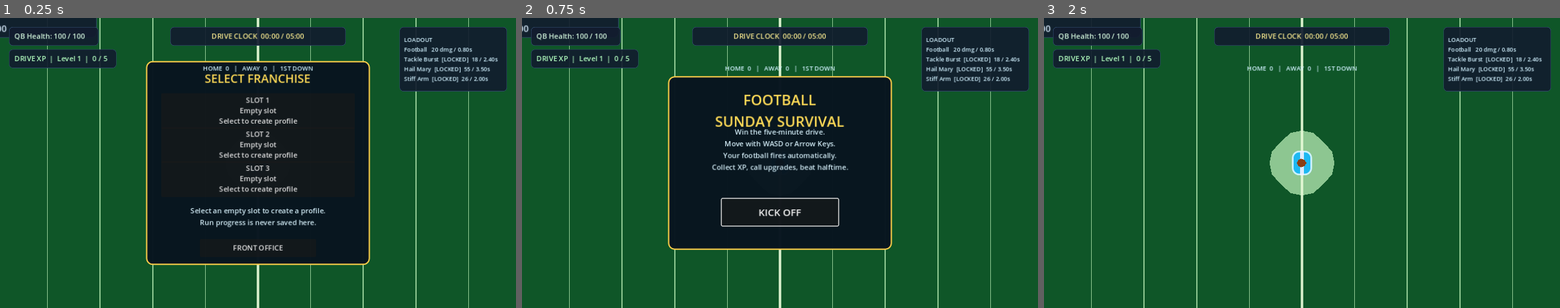
Above: before the commit, frames 1-3 (left to right).
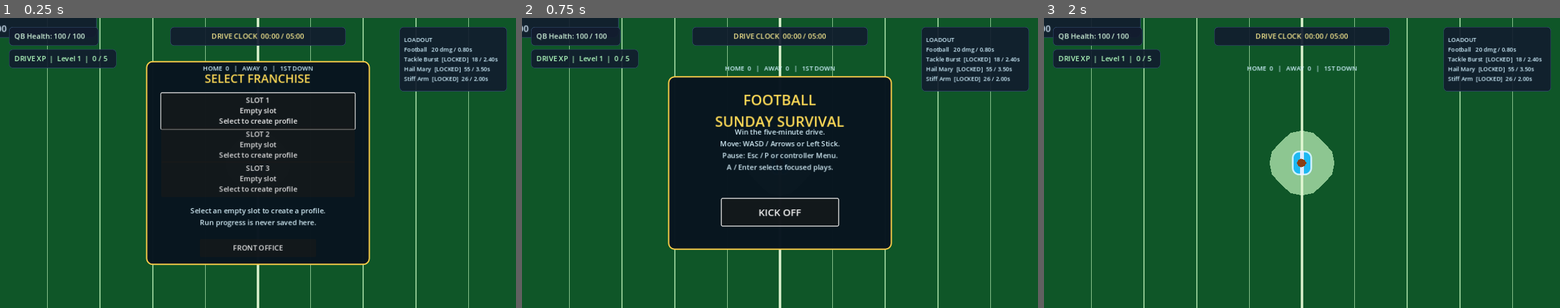
Above: after the commit, the same moments.

Repository: bulmaspanties/Football-Survivation
Game: Godot game, scene res://scenes/Main.tscn
The game is run twice, just before and just after one commit, with the same random seed, the same clock (stepped at 60 frames per second) and the same inputs.
Inputs:
- Up to frame 1 (0.25 s): no input
- Up to frame 2 (0.75 s): click "SLOT 1 Empty slot Select to c…" at 0.5 s
- Up to frame 3 (2 s): click "KICK OFF" at 1.25 s

The runs differ from the first frame. In frame 1, 0.4% of the frame differs, in the area x 31-69%, y 25-39%; in frame 2, 0.9%, in the area x 36-64%, y 42-54%; in frame 3, nothing differs.

Commit message:
Add controller support and menu focus
Co-authored-by: Copilot App <223556219+Copilot@users.noreply.github.com>

Diff:
--- a/project.godot
+++ b/project.godot
@@ -31,21 +31,21 @@
 
 move_up={
 "deadzone": 0.2,
-"events": [Object(InputEventKey,"physical_keycode":87), Object(InputEventKey,"physical_keycode":4194320)]
+"events": [Object(InputEventKey,"physical_keycode":87), Object(InputEventKey,"physical_keycode":4194320), Object(InputEventJoypadMotion,"axis":1,"axis_value":-1.0)]
 }
 move_down={
 "deadzone": 0.2,
-"events": [Object(InputEventKey,"physical_keycode":83), Object(InputEventKey,"physical_keycode":4194322)]
+"events": [Object(InputEventKey,"physical_keycode":83), Object(InputEventKey,"physical_keycode":4194322), Object(InputEventJoypadMotion,"axis":1,"axis_value":1.0)]
 }
 move_left={
 "deadzone": 0.2,
-"events": [Object(InputEventKey,"physical_keycode":65), Object(InputEventKey,"physical_keycode":4194319)]
+"events": [Object(InputEventKey,"physical_keycode":65), Object(InputEventKey,"physical_keycode":4194319), Object(InputEventJoypadMotion,"axis":0,"axis_value":-1.0)]
 }
 move_right={
 "deadzone": 0.2,
-"events": [Object(InputEventKey,"physical_keycode":68), Object(InputEventKey,"physical_keycode":4194321)]
+"events": [Object(InputEventKey,"physical_keycode":68), Object(InputEventKey,"physical_keycode":4194321), Object(InputEventJoypadMotion,"axis":0,"axis_value":1.0)]
 }
 pause_game={
 "deadzone": 0.2,
-"events": [Object(InputEventKey,"physical_keycode":4194305), Object(InputEventKey,"physical_keycode":80)]
+"events": [Object(InputEventKey,"physical_keycode":4194305), Object(InputEventKey,"physical_keycode":80), Object(InputEventJoypadButton,"button_index":6), Object(InputEventJoypadButton,"button_index":7)]
 }
--- a/scenes/Main.tscn
+++ b/scenes/Main.tscn
@@ -306,7 +306,7 @@
 offset_right = 456.0
 offset_bottom = 220.0
 theme_override_colors/font_color = Color(0.82, 0.92, 0.96, 1)
-text = "Win the five-minute drive.\nMove with WASD or Arrow Keys.\nYour football fires automatically.\nCollect XP, call upgrades, beat halftime."
+text = "Win the five-minute drive.\nMove: WASD / Arrows or Left Stick.\nPause: Esc / P or controller Menu.\nA / Enter selects focused plays."
 horizontal_alignment = 1
 vertical_alignment = 1
 
--- a/scripts/main.gd
+++ b/scripts/main.gd
@@ -105,6 +105,7 @@
 	meta_panel.visible = false
 	_refresh_meta_upgrades()
 	_refresh_loadout_hud()
+	_configure_focus()
 	for index in upgrade_buttons.size():
 		upgrade_buttons[index].pressed.connect(_on_upgrade_selected.bind(index))
 	player.set_physics_process(false)
@@ -114,6 +115,52 @@
 	stiff_arm.set_process(false)
 	enemy_spawner.set_process(false)
 	get_tree().paused = true
+	call_deferred("_focus_front_overlay")
+
+func _configure_focus() -> void:
+	_set_vertical_focus([
+		$HUD/TitlePanel/StartButton,
+	])
+	_set_vertical_focus([
+		$HUD/ProfilePanel/Slot1,
+		$HUD/ProfilePanel/Slot2,
+		$HUD/ProfilePanel/Slot3,
+		$HUD/ProfilePanel/MetaButton,
+	])
+	_set_vertical_focus(meta_buttons + [$HUD/MetaPanel/BackButton])
+	_set_vertical_focus(upgrade_buttons)
+	_set_vertical_focus([
+		$HUD/PausePanel/ResumeButton,
+		$HUD/PausePanel/RestartButton,
+		$HUD/PausePanel/TitleButton,
+		$HUD/PausePanel/SettingsButton,
+		$HUD/PausePanel/ProfileButton,
+	])
+	_set_vertical_focus([
+		$HUD/SettingsPanel/VolumeSlider,
+		$HUD/SettingsPanel/MuteCheck,
+		$HUD/SettingsPanel/FullscreenCheck,
+		$HUD/SettingsPanel/ResetButton,
+		$HUD/SettingsPanel/BackButton,
+	])
+	_set_vertical_focus([$HUD/GameOverPanel/RestartButton])
+	_set_vertical_focus([$HUD/VictoryPanel/RestartButton])
+
+func _set_vertical_focus(controls: Array) -> void:
+	for index in controls.size():
+		var control := controls[index] as Control
+		if control == null:
+			continue
+		var previous: Control = controls[(index - 1 + controls.size()) % controls.size()]
+		var next: Control = controls[(index + 1) % controls.size()]
+		control.focus_neighbor_top = control.get_path_to(previous)
+		control.focus_neighbor_bottom = control.get_path_to(next)
+
+func _focus_front_overlay() -> void:
+	if profile_panel.visible:
+		$HUD/ProfilePanel/Slot1.grab_focus()
+	elif title_panel.visible:
+		$HUD/TitlePanel/StartButton.grab_focus()
 
 func _on_wave_phase_changed(title: String, details: String) -> void:
 	if not run_started or run_finished:
@@ -203,6 +250,7 @@
 		upgrade_buttons[index].set_meta("upgrade_id", option["id"])
 	upgrade_panel.visible = true
 	get_tree().paused = true
+	upgrade_buttons[0].grab_focus()
 
 func _available_upgrade_options() -> Array[Dictionary]:
 	var options: Array[Dictionary] = []
@@ -369,6 +417,7 @@
 	get_tree().paused = false
 	game_over_panel.visible = true
 	game_over_currency.text = _terminal_summary("Profile reward: +%d coins\nTotal coins: %d" % [last_run_reward, ProfileManager.currency()])
+	$HUD/GameOverPanel/RestartButton.grab_focus()
 
 func _finish_victory() -> void:
 	run_finished = true
@@ -381,6 +430,7 @@
 	victory_panel.visible = true
 	victory_currency.text = _terminal_summary("Profile reward: +%d coins\nTotal coins: %d" % [last_run_reward, ProfileManager.currency()])
 	get_tree().paused = true
+	$HUD/VictoryPanel/RestartButton.grab_focus()
 
 func _terminal_summary(reward_text: String) -> String:
 	var summary := "%s\nDrive: %s  |  Defeated: %d\nXP earned: %d  |  Impact plays: %d" % [
Not shown, changed: README.md
